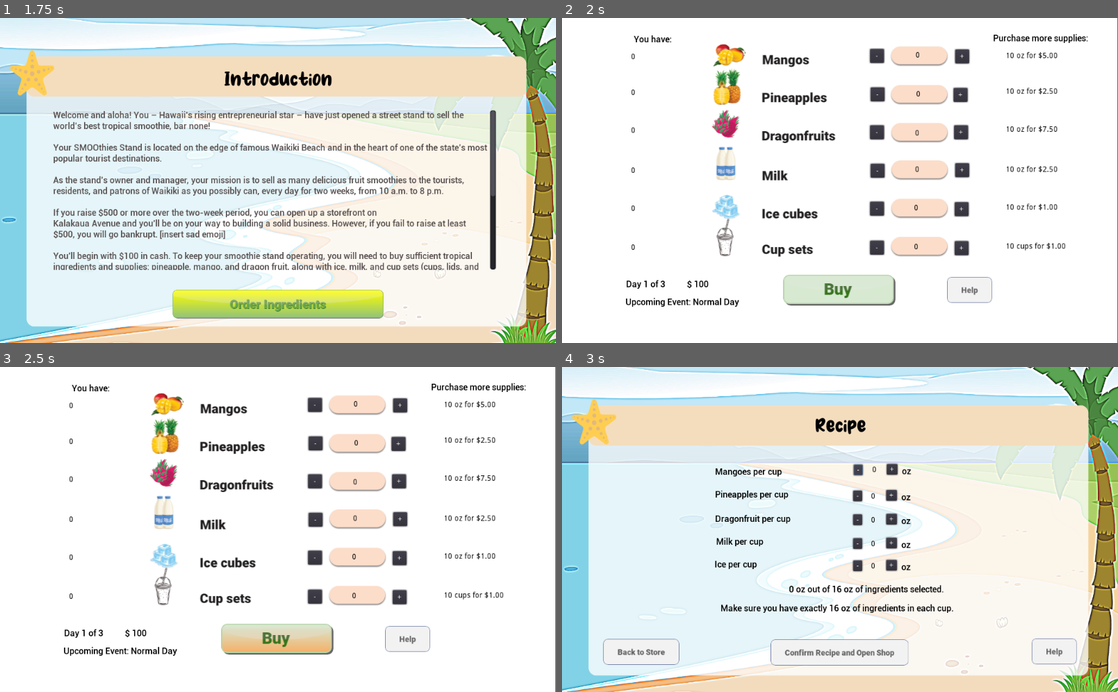
Above: before the commit, frames 1-4 (two rows, left to right).
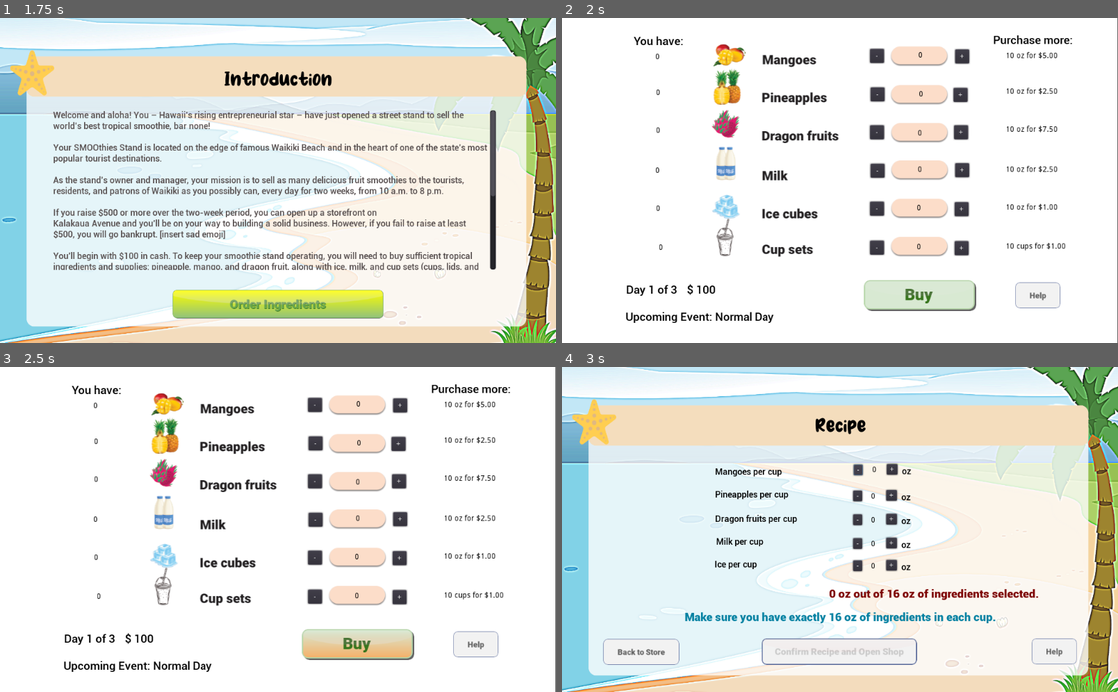
Above: after the commit, the same moments.

Repository: thepriscillawang/SMOOthies
Game: Godot game, scene res://Scenes/Main.tscn
The game is run twice, just before and just after one commit, with the same random seed, the same clock (stepped at 60 frames per second) and the same inputs. Sound files missing from this copy of the repository are replaced by a short silence.
Inputs (mouse positions are in pixels of both pictures, inside the frame that each line leads up to; where the layout moved, square brackets give the same spot in the first picture):
- Up to frame 1 (1.75 s): click (278, 274) at 0.5 s; click (278, 304) at 1.25 s
- Up to frame 2 (2 s): no input
- Up to frame 3 (2.5 s): click (355, 643) [278, 640] at 2 s
- Up to frame 4 (3 s): click "-" at 2.75 s

Frame 1 is identical in both runs. In frame 2, 4.9% of the frame differs, in the area x 11-95%, y 4-94%; in frame 3, 5.0%; in frame 4, 3.0%.

Commit message:
Changes on buttons and scenes

Diff:
--- a/src/SMOOthies/Scenes/EndofDayReport.tscn
+++ b/src/SMOOthies/Scenes/EndofDayReport.tscn
@@ -13,9 +13,11 @@
 font_data = ExtResource( 7 )
 
 [sub_resource type="DynamicFont" id=2]
+size = 21
 font_data = ExtResource( 5 )
 
 [sub_resource type="DynamicFont" id=3]
+size = 18
 font_data = ExtResource( 5 )
 
 [node name="EndofDayReport" type="Node2D"]
@@ -60,6 +62,7 @@
 margin_bottom = 368.0
 custom_colors/font_color = Color( 0, 0, 0, 1 )
 custom_fonts/font = SubResource( 3 )
+align = 1
 
 [node name="OK" type="TextureButton" parent="ColorRect"]
 margin_left = 475.0
--- a/src/SMOOthies/Scenes/Ingredients.tscn
+++ b/src/SMOOthies/Scenes/Ingredients.tscn
@@ -13,18 +13,23 @@
 [ext_resource path="res://fonts/roboto/Roboto-Medium.ttf" type="DynamicFontData" id=11]
 
 [sub_resource type="DynamicFont" id=1]
+size = 21
 font_data = ExtResource( 11 )
 
 [sub_resource type="DynamicFont" id=2]
+size = 21
 font_data = ExtResource( 11 )
 
 [sub_resource type="DynamicFont" id=3]
+size = 21
 font_data = ExtResource( 11 )
 
 [sub_resource type="DynamicFont" id=4]
+size = 21
 font_data = ExtResource( 11 )
 
 [sub_resource type="DynamicFont" id=5]
+size = 21
 font_data = ExtResource( 11 )
 
 [node name="Ingredients" type="Node2D"]
@@ -54,11 +59,13 @@
 text = "+"
 
 [node name="CurrMangoLabel" type="Label" parent="IngredientsPurchase"]
-margin_left = 652.016
+margin_left = 641.001
 margin_top = 62.0
-margin_right = 692.016
+margin_right = 681.001
 margin_bottom = 76.0
 custom_colors/font_color = Color( 0, 0, 0, 1 )
+align = 1
+valign = 1
 
 [node name="SubPineapple" type="Button" parent="IngredientsPurchase"]
 margin_left = 569.0
@@ -75,11 +82,13 @@
 text = "+"
 
 [node name="CurrPineappleLabel" type="Label" parent="IngredientsPurchase"]
-margin_left = 653.016
+margin_left = 642.001
 margin_top = 134.0
-margin_right = 693.016
+margin_right = 682.001
 margin_bottom = 148.0
 custom_colors/font_color = Color( 0, 0, 0, 1 )
+align = 1
+valign = 1
 
 [node name="SubDragonfruit" type="Button" parent="IngredientsPurchase"]
 margin_left = 568.0
@@ -96,11 +105,13 @@
 text = "+"
 
 [node name="CurrDragonfruitLabel" type="Label" parent="IngredientsPurchase"]
-margin_left = 651.016
+margin_left = 640.001
 margin_top = 206.0
-margin_right = 691.016
+margin_right = 680.001
 margin_bottom = 220.0
 custom_colors/font_color = Color( 0, 0, 0, 1 )
+align = 1
+valign = 1
 
 [node name="SubMilk" type="Button" parent="IngredientsPurchase"]
 margin_left = 569.0
@@ -117,11 +128,13 @@
 text = "+"
 
 [node name="CurrMilkLabel" type="Label" parent="IngredientsPurchase"]
-margin_left = 651.016
+margin_left = 640.001
 margin_top = 273.0
-margin_right = 691.016
+margin_right = 680.001
 margin_bottom = 287.0
 custom_colors/font_color = Color( 0, 0, 0, 1 )
+align = 1
+valign = 1
 
 [node name="SubIce" type="Button" parent="IngredientsPurchase"]
 margin_left = 568.0
@@ -138,11 +151,13 @@
 text = "+"
 
 [node name="CurrIceLabel" type="Label" parent="IngredientsPurchase"]
-margin_left = 649.016
+margin_left = 638.001
 margin_top = 344.0
-margin_right = 689.016
+margin_right = 678.001
 margin_bottom = 358.0
 custom_colors/font_color = Color( 0, 0, 0, 1 )
+align = 1
+valign = 1
 
 [node name="SubCup" type="Button" parent="IngredientsPurchase"]
 margin_left = 568.0
@@ -159,11 +174,13 @@
 text = "+"
 
 [node name="CurrCupLabel" type="Label" parent="IngredientsPurchase"]
-margin_left = 649.016
+margin_left = 638.001
 margin_top = 416.0
-margin_right = 689.016
+margin_right = 678.001
 margin_bottom = 430.0
 custom_colors/font_color = Color( 0, 0, 0, 1 )
+align = 1
+valign = 1
 
 [node name="IngredientsMusic" type="AudioStreamPlayer" parent="."]
 stream = ExtResource( 7 )
@@ -174,19 +191,19 @@
 volume_db = -10.05
 
 [node name="ConfirmPurchase" type="TextureButton" parent="."]
-margin_left = 408.0
-margin_top = 474.0
-margin_right = 615.0
-margin_bottom = 531.0
+margin_left = 556.743
+margin_top = 484.0
+margin_right = 763.743
+margin_bottom = 541.0
 texture_normal = ExtResource( 4 )
 texture_pressed = ExtResource( 3 )
 texture_hover = ExtResource( 5 )
 
 [node name="HelpButton" type="TextureButton" parent="."]
-margin_left = 709.948
-margin_top = 478.0
-margin_right = 813.948
-margin_bottom = 538.0
+margin_left = 836.116
+margin_top = 488.0
+margin_right = 940.116
+margin_bottom = 548.0
 rect_scale = Vector2( 0.8, 0.8 )
 texture_normal = ExtResource( 10 )
 texture_pressed = ExtResource( 8 )
@@ -194,25 +211,25 @@
 
 [node name="DayLabel" type="Label" parent="."]
 margin_left = 118.158
-margin_top = 482.0
+margin_top = 489.0
 margin_right = 158.158
-margin_bottom = 501.0
+margin_bottom = 515.0
 custom_colors/font_color = Color( 0, 0, 0, 1 )
 custom_fonts/font = SubResource( 1 )
 
 [node name="MoneyLabel" type="Label" parent="."]
 margin_left = 230.307
-margin_top = 482.0
+margin_top = 489.0
 margin_right = 270.307
-margin_bottom = 501.0
+margin_bottom = 515.0
 custom_colors/font_color = Color( 0, 0, 0, 1 )
 custom_fonts/font = SubResource( 2 )
 
 [node name="EventLabel" type="Label" parent="."]
 margin_left = 117.156
-margin_top = 515.0
+margin_top = 539.0
 margin_right = 157.156
-margin_bottom = 534.0
+margin_bottom = 565.0
 custom_colors/font_color = Color( 0, 0, 0, 1 )
 custom_fonts/font = SubResource( 3 )
 
@@ -223,7 +240,7 @@
 margin_bottom = 42.0
 custom_colors/font_color = Color( 0, 0, 0, 1 )
 custom_fonts/font = SubResource( 4 )
-text = "Purchase more supplies:"
+text = "Purchase more:"
 
 [node name="MangoPrice" type="Label" parent="YouCanBuy"]
 margin_left = 23.0307
@@ -289,6 +306,8 @@
 margin_bottom = 49.0
 custom_colors/font_color = Color( 0, 0, 0, 1 )
 text = "0"
+align = 1
+valign = 1
 
 [node name="CurrPineapple" type="Label" parent="YouHave"]
 margin_left = -5.007
@@ -297,6 +316,8 @@
 margin_bottom = 115.0
 custom_colors/font_color = Color( 0, 0, 0, 1 )
 text = "0"
+align = 1
+valign = 1
 
 [node name="CurrDragonfruit" type="Label" parent="YouHave"]
 margin_left = -5.007
@@ -305,6 +326,8 @@
 margin_bottom = 185.0
 custom_colors/font_color = Color( 0, 0, 0, 1 )
 text = "0"
+align = 1
+valign = 1
 
 [node name="CurrMilk" type="Label" parent="YouHave"]
 margin_left = -5.00668
@@ -313,6 +336,8 @@
 margin_bottom = 259.0
 custom_colors/font_color = Color( 0, 0, 0, 1 )
 text = "0"
+align = 1
+valign = 1
 
 [node name="CurrIce" type="Label" parent="YouHave"]
 margin_left = -5.007
@@ -321,6 +346,8 @@
 margin_bottom = 329.0
 custom_colors/font_color = Color( 0, 0, 0, 1 )
 text = "0"
+align = 1
+valign = 1
 
 [node name="CurrCup" type="Label" parent="YouHave"]
 margin_left = -5.007
@@ -329,6 +356,8 @@
 margin_bottom = 401.0
 custom_colors/font_color = Color( 0, 0, 0, 1 )
 text = "0"
+align = 1
+valign = 1
 
 [connection signal="pressed" from="IngredientsPurchase/SubMangos" to="." method="_on_SubMangos_pressed"]
 [connection signal="pressed" from="IngredientsPurchase/AddMangos" to="." method="_on_AddMangos_pressed"]
--- a/src/SMOOthies/Scenes/IngredientsEvent.tscn
+++ b/src/SMOOthies/Scenes/IngredientsEvent.tscn
@@ -11,10 +11,12 @@
 size = 34
 font_data = ExtResource( 6 )
 
-[sub_resource type="DynamicFont" id=2]
+[sub_resource type="DynamicFont" id=4]
+size = 21
 font_data = ExtResource( 5 )
 
 [sub_resource type="DynamicFont" id=3]
+size = 21
 font_data = ExtResource( 5 )
 
 [node name="IngredientsEvent" type="Node2D"]
@@ -53,20 +55,20 @@
 align = 1
 valign = 1
 
-[node name="IngredientsEventLabel" type="Label" parent="."]
-margin_left = 416.0
-margin_top = 207.0
-margin_right = 598.0
-margin_bottom = 221.0
-custom_colors/font_color = Color( 0, 0, 0, 1 )
-custom_fonts/font = SubResource( 2 )
+[node name="IngredientsEventLabel" type="RichTextLabel" parent="."]
+margin_left = 234.0
+margin_top = 206.0
+margin_right = 767.0
+margin_bottom = 285.0
+custom_colors/default_color = Color( 0, 0, 0, 1 )
+custom_fonts/normal_font = SubResource( 4 )
 text = "Ingredient event added here"
 
 [node name="Ice Melt" type="Label" parent="."]
-margin_left = 317.0
-margin_top = 289.0
-margin_right = 693.0
-margin_bottom = 303.0
+margin_left = 232.0
+margin_top = 342.0
+margin_right = 774.0
+margin_bottom = 368.0
 custom_colors/font_color = Color( 0, 0, 0, 1 )
 custom_fonts/font = SubResource( 3 )
 text = "Oh, no! All of your ice has melted. You’ll need to buy more."
--- a/src/SMOOthies/Scenes/IngredientsHelp.tscn
+++ b/src/SMOOthies/Scenes/IngredientsHelp.tscn
@@ -14,7 +14,7 @@
 font_data = ExtResource( 7 )
 
 [sub_resource type="DynamicFont" id=2]
-size = 72
+size = 18
 font_data = ExtResource( 5 )
 
 [node name="Help2" type="Node2D"]
@@ -55,7 +55,7 @@
 margin_right = 900.0
 margin_bottom = 470.0
 custom_colors/default_color = Color( 0, 0, 0, 1 )
-custom_fonts/mono_font = SubResource( 2 )
+custom_fonts/normal_font = SubResource( 2 )
 text = "In order to avoid bankruptcy, it is important that you only purchase the items you think you will need each day, although having more is better than running out early.
 
 Inventory: Remember, ice melts, milk spoils, and fruits can either rot or be stolen by birds.
--- a/src/SMOOthies/Scenes/Recipe.tscn
+++ b/src/SMOOthies/Scenes/Recipe.tscn
@@ -14,6 +14,8 @@
 [ext_resource path="res://fonts/roboto/Roboto-Medium.ttf" type="DynamicFontData" id=12]
 [ext_resource path="res://images/IntroBKG1024_r.png" type="Texture" id=13]
 [ext_resource path="res://fonts/milky_coffee/Milky Coffee.otf" type="DynamicFontData" id=14]
+[ext_resource path="res://images/button_confirm-recipe-and-open-shop_disabled.png" type="Texture" id=15]
+[ext_resource path="res://fonts/roboto/Roboto-Black.ttf" type="DynamicFontData" id=16]
 
 [sub_resource type="DynamicFont" id=1]
 size = 34
@@ -50,10 +52,12 @@
 font_data = ExtResource( 12 )
 
 [sub_resource type="DynamicFont" id=12]
-font_data = ExtResource( 12 )
+size = 21
+font_data = ExtResource( 16 )
 
 [sub_resource type="DynamicFont" id=13]
-font_data = ExtResource( 12 )
+size = 21
+font_data = ExtResource( 16 )
 
 [node name="Recipe" type="Node2D"]
 script = ExtResource( 1 )
@@ -163,7 +167,7 @@
 margin_bottom = 290.0
 custom_colors/font_color = Color( 0, 0, 0, 1 )
 custom_fonts/font = SubResource( 6 )
-text = "Dragonfruit per cup"
+text = "Dragon fruits per cup"
 
 [node name="oz3" type="Label" parent="Dragonfruit"]
 margin_left = 343.0
@@ -273,19 +277,19 @@
 custom_colors/font_color = Color( 0, 0, 0, 1 )
 
 [node name="OzLabel" type="Label" parent="."]
-margin_left = 418.0
-margin_top = 401.0
-margin_right = 458.0
-margin_bottom = 420.0
-custom_colors/font_color = Color( 0, 0, 0, 1 )
+margin_left = 492.0
+margin_top = 406.0
+margin_right = 532.0
+margin_bottom = 428.0
+custom_colors/font_color = Color( 0.490196, 0.00784314, 0.00784314, 1 )
 custom_fonts/font = SubResource( 12 )
 
 [node name="OzLabel2" type="Label" parent="."]
-margin_left = 292.0
-margin_top = 436.0
-margin_right = 721.0
-margin_bottom = 455.0
-custom_colors/font_color = Color( 0, 0, 0, 1 )
+margin_left = 226.0
+margin_top = 449.0
+margin_right = 794.0
+margin_bottom = 475.0
+custom_colors/font_color = Color( 0.0235294, 0.509804, 0.639216, 1 )
 custom_fonts/font = SubResource( 13 )
 text = "Make sure you have exactly 16 oz of ingredients in each cup."
 
@@ -304,15 +308,16 @@
 texture_hover = ExtResource( 7 )
 
 [node name="ConfirmRecipeButton" type="TextureButton" parent="."]
-margin_left = 384.0
-margin_top = 503.0
-margin_right = 702.0
-margin_bottom = 563.0
+margin_left = 368.0
+margin_top = 501.0
+margin_right = 725.0
+margin_bottom = 562.0
 rect_scale = Vector2( 0.8, 0.8 )
 shortcut_in_tooltip = false
 texture_normal = ExtResource( 5 )
 texture_pressed = ExtResource( 4 )
 texture_hover = ExtResource( 3 )
+texture_disabled = ExtResource( 15 )
 
 [node name="BackToStoreButton" type="TextureButton" parent="."]
 margin_left = 76.0
--- a/src/SMOOthies/Scenes/RecipeHelp.tscn
+++ b/src/SMOOthies/Scenes/RecipeHelp.tscn
@@ -13,8 +13,7 @@
 font_data = ExtResource( 6 )
 
 [sub_resource type="DynamicFont" id=2]
-size = 28
-outline_color = Color( 0, 0, 0, 1 )
+size = 18
 font_data = ExtResource( 2 )
 
 [node name="Help" type="Node2D"]
@@ -55,7 +54,7 @@
 margin_right = 867.0
 margin_bottom = 422.0
 custom_colors/default_color = Color( 0, 0, 0, 1 )
-custom_fonts/mono_font = SubResource( 2 )
+custom_fonts/normal_font = SubResource( 2 )
 text = "It is your job to alter the recipe by changing ingredient amounts so that the combination is what customers like the best. Listen to what they have to say.
 
 You will sell each 16 oz. cup of smoothie for $10. Make sure you are not adding more ingredients than needed in each cup! Also be sure to keep an eye on the cost of ingredients per cup.
Not shown: 1 places in src/SMOOthies/Scenes/Recipe.tscn that only renumber resources
Binary file changed: src/SMOOthies/images/Smoothie_purchase_page_r.png
Binary file changed: src/SMOOthies/images/button_confirm-recipe-and-open-shop.png
Binary file added: src/SMOOthies/images/button_confirm-recipe-and-open-shop_disabled.png
Not shown, added: src/SMOOthies/images/button_confirm-recipe-and-open-shop_disabled.png.import
Binary file changed: src/SMOOthies/images/button_confirm-recipe-and-open-shop_hover.png
Binary file changed: src/SMOOthies/images/button_confirm-recipe-and-open-shop_pressed.png
Not shown, changed: src/SMOOthies/images/.DS_Store
